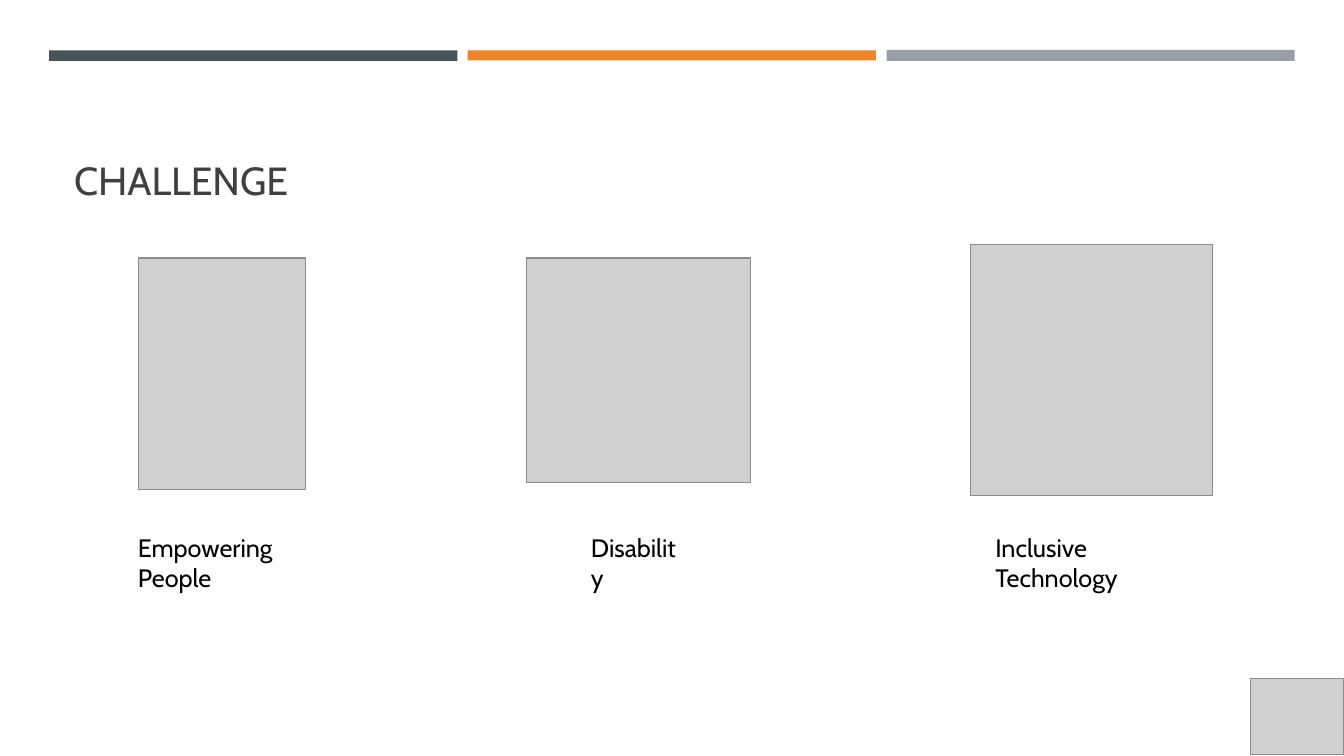
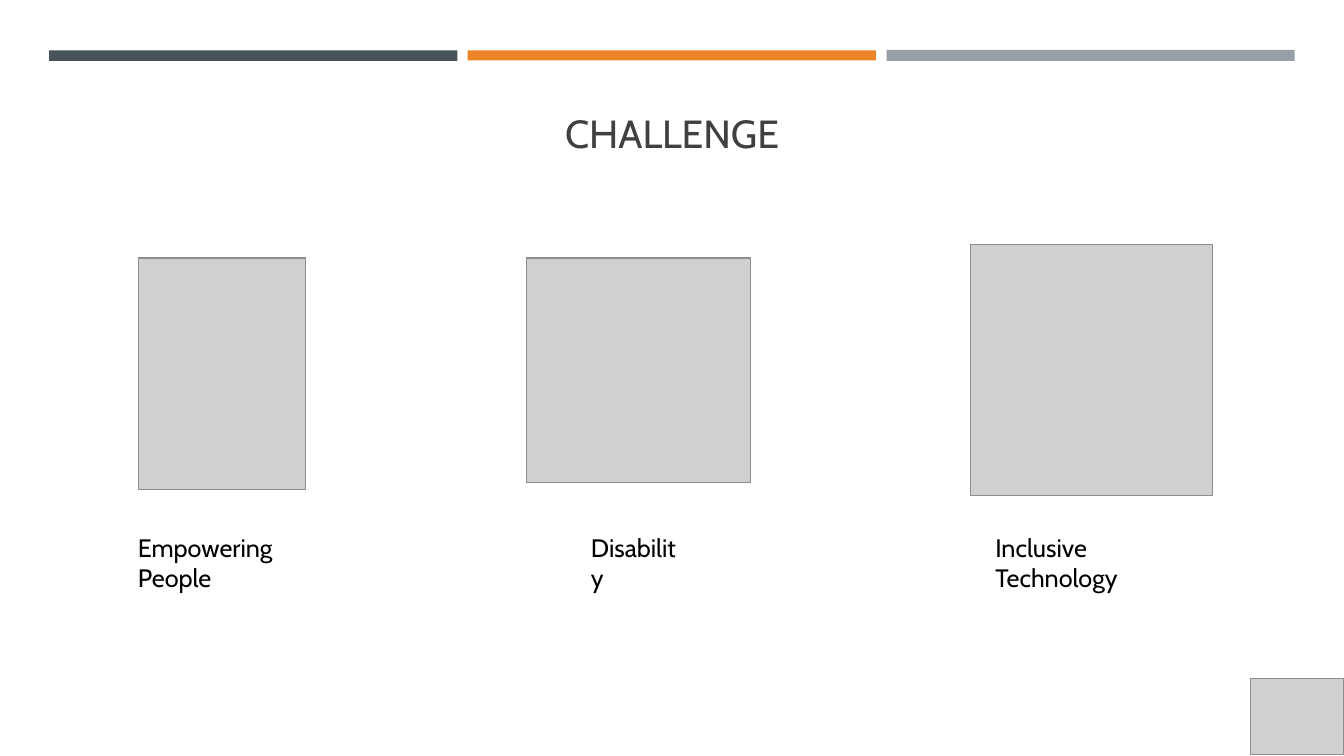
Before and after one commit to femioladipo/retinear, a slide deck: slide 3 of Retinear Google 2019.pptx. Drawn at 1344x756 pixels with LibreOffice and Linux fonts; fonts in the diff are those of the drawing; grey boxes stand for pictures. Boxes give left, top, right and bottom in pixels: in the first picture for what was removed or moved away, otherwise in the second. Text is boxed around its words. In the diff, an @@ line names an element or a change of style, - is before the commit and + after.

```diff
--- a/Retinear Google 2019.pptx
+++ b/Retinear Google 2019.pptx
@@ title "CHALLENGE" at <box>565,120,779,149</box>: alignment left to centre @@
```
Also in this commit, not shown: 2 other slides changed, 4 slides added, 2 slides removed.
